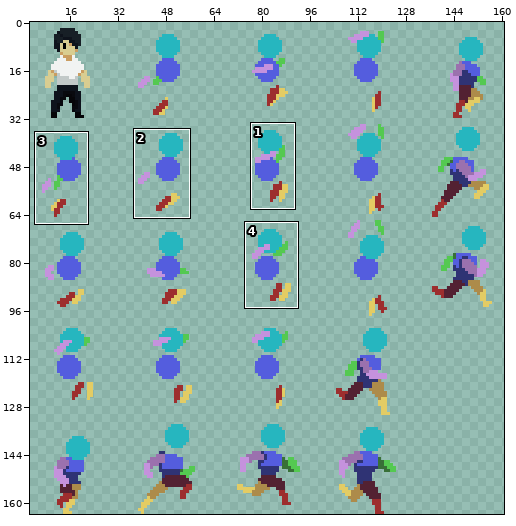
Sprite sheet -- assets/Animations/Player_Atlas.png. The first picture is a wide view before the edit; the outline marks the close-up.
Close-up. Before:
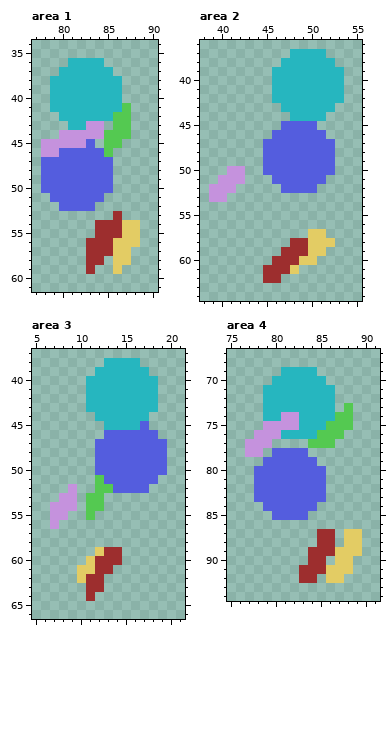
The file is 164x164 pixels. Pixels under 10% opacity are left out. Shown: area 1: x 77..90, y 34..61; area 2: x 38..55, y 36..64; area 3: x 5..21, y 37..66; area 4: x 75..91, y 67..94. The wide view leaves out empty margins. The commit also changed other parts of the picture, which this record leaves out.
Now the later version:
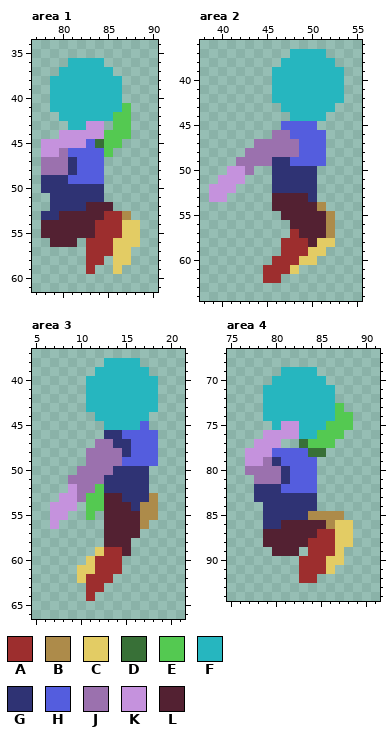
Palette (. is transparent): A #9d2e2e  B #ad8b4a  C #e3cc64  D #387037  E #54c951  F #26b6bf  G #2f3374  H #545dde  J #9b71ae  K #c592dd  L #532132
What changed:
Changed rows in their new state; - is an unchanged pixel.
Area 1:
first column x 78:
45 ------D---
46 --J-------
47 JJJG---.--
48 JJJG---.--
49 GGG----.--
50 GGGGGGG.--
51 -GGGGGG---
52 -GGGGLLL--
53 GGLLLLLA-B
54 LLLLLL----
55 LLLLLL----
56 -LLL------
Area 2:
first column x 42:
46 ----JJ-----
47 --JJJJJ---.
48 -JJJJJJ---.
49 JJJJGG----.
50 -J-.GGGGG..
51 ----GGGGG.-
52 ----GGGGG--
53 ----LLLLG--
54 ----LLLLLB-
55 -----LLLLLB
56 ------LLLLB
57 ------ALLLB
58 -----A--L--
Area 3:
first column x 9:
46 ----GG-----
47 ---JJGG---.
48 --JJJJG---.
49 --JJJJ----.
50 -JJJJGGGG..
51 JJJJGGGGG.-
52 -JJ-GGGGG--
53 -J--LLGGGB-
54 ----LLLGBB-
55 ----LLLLBB-
56 ----LLLLB--
57 ----LLLL---
58 ----LLL----
59 ------L----
61 -----A-----
62 ----A------
Area 4:
first column x 77:
73 ----------E.-
74 ----FF-------
75 --.F---------
76 -.--KK-------
77 .--K--D------
78 --K----DD----
79 KKJG---------
80 JJJJG---.----
81 -JJJG---.----
82 -GGG----.----
83 -GGGGGGG.----
84 --GGGGGG-----
85 --GGGGGBBBB--
86 --GGLLLLLBCC-
87 --LLLLLL--C-.
88 --LLLLLA--C-.
89 ---LLL-----..
90 ------A--C-.-
91 ----------..-
92 ---------..--
